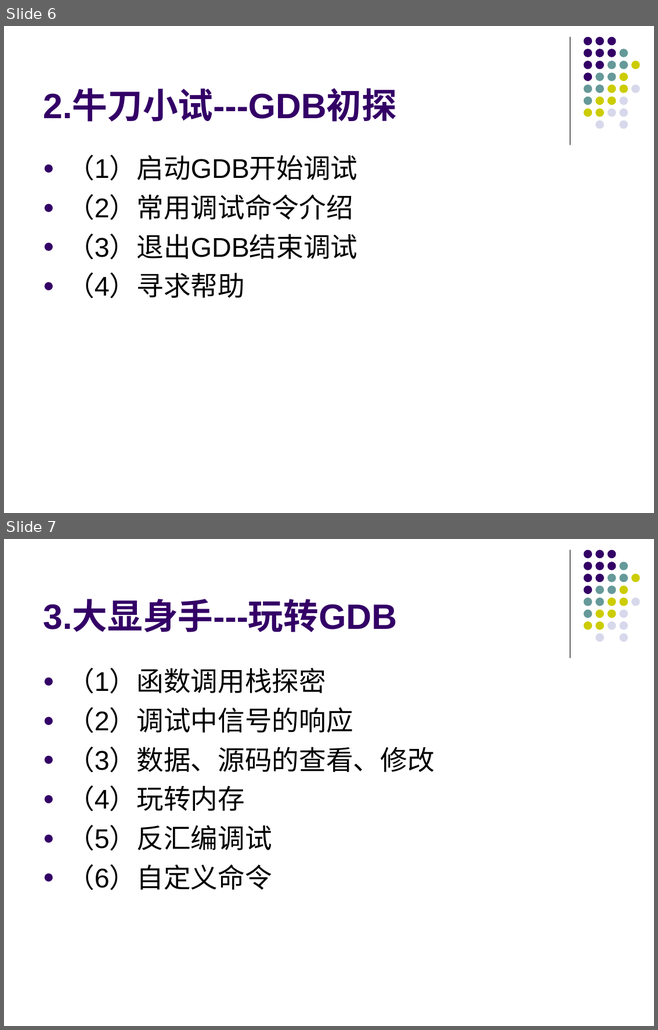
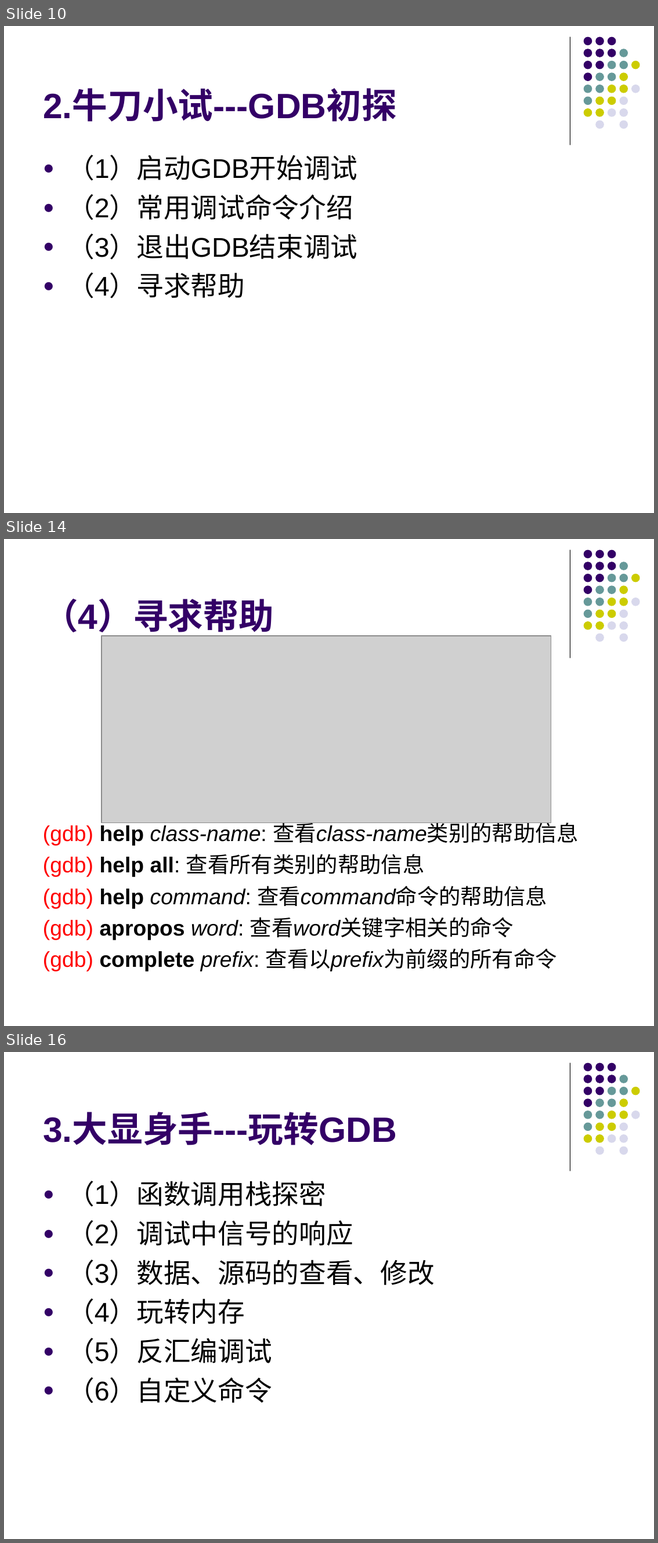
Before and after one commit to KublaikhanGeek/reactor, a slide deck: docs/手把手教你玩转GDB/手把手教你玩转GDB.ppt. Shown one above the other, each under a label of ours: slides 6 and 7 before the commit, slides 10, 14 and 16 after it; the slides between them are not shown. The pictures are 658x1030 and 658x1543 pixels, drawn with LibreOffice and Linux fonts; fonts in the diff are those of the drawing; grey boxes stand for pictures. Boxes give left, top, right and bottom in pixels: in the first picture for what was removed or moved away, otherwise in the second. Text is boxed around its words. In the diff, an @@ line names an element or a change of style, - is before the commit and + after.

```diff
--- a/docs/手把手教你玩转GDB/手把手教你玩转GDB.ppt
+++ b/docs/手把手教你玩转GDB/手把手教你玩转GDB.ppt
@@ slide 14 added at box(4, 539, 654, 1026), background #FFFFFF; not listed: 32 template elements that a slide beside it also shows @@
@@ title added at box(43, 599, 274, 638), 39 pt, text #330066, bold @@
+（4）寻求帮助
@@ picture added at box(101, 636, 551, 823) @@
@@ text added at box(43, 819, 578, 972), 24 pt, text #000000 @@
+(gdb) help class-name: 查看class-name类别的帮助信息
+(gdb) help all: 查看所有类别的帮助信息
+(gdb) help command: 查看command命令的帮助信息
+(gdb) apropos word: 查看word关键字相关的命令
+(gdb) complete prefix: 查看以prefix为前缀的所有命令
@@ what was slide 6 is now slide 10 @@
@@ what was slide 7 is now slide 16 @@
```
Also in this commit, not shown: 10 other slides added, 2 slides removed.
